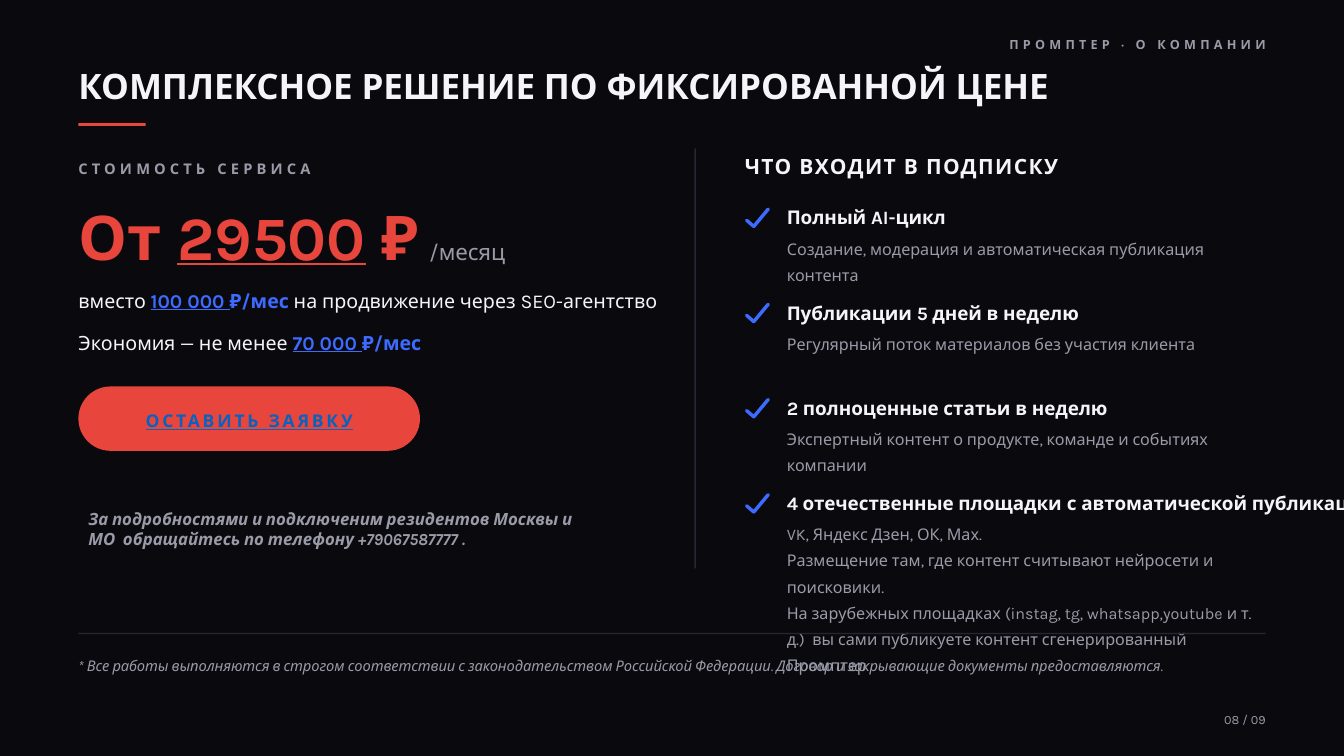
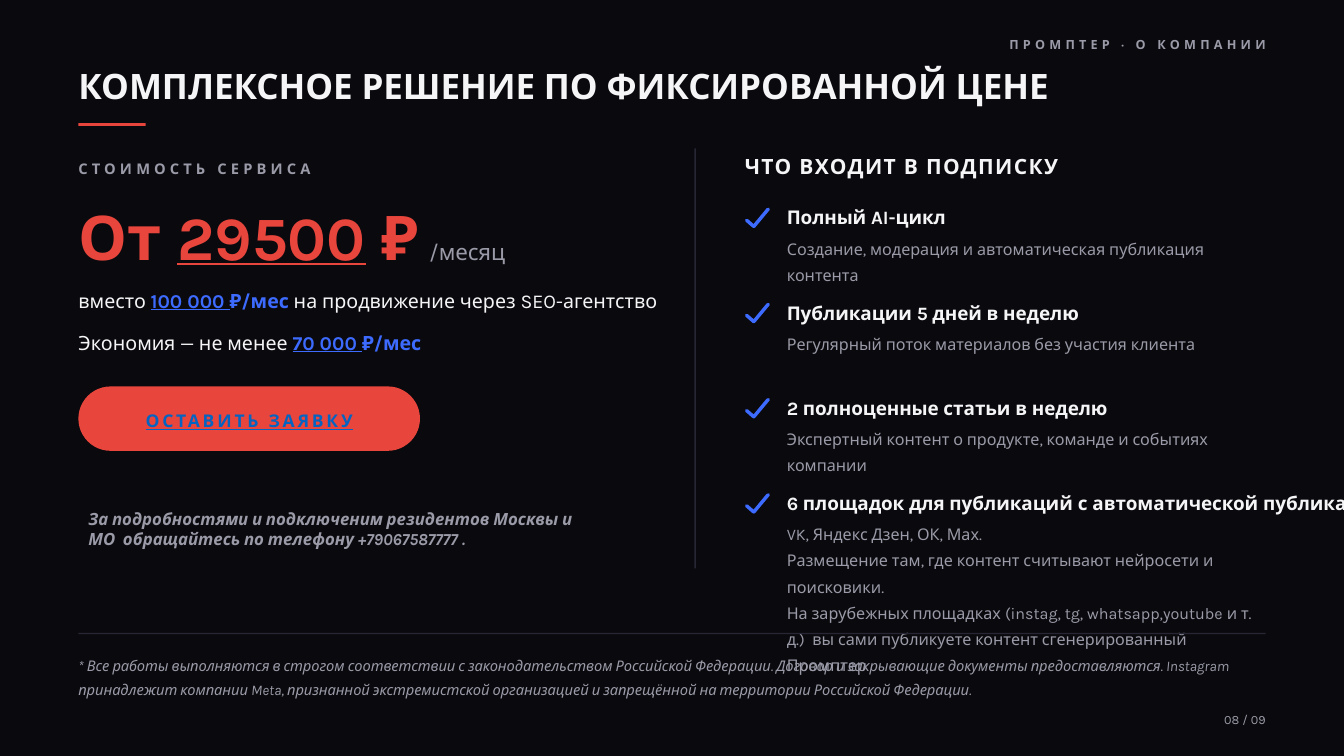
Before and after one commit to injusticebeast802-coder/taste-skill, a slide deck: slide 8 of prompter-moscow/presentation/prompter-predstavlenie-kompanii.pptx. Drawn at 1344x756 pixels with LibreOffice and Linux fonts; fonts in the diff are those of the drawing. Boxes give left, top, right and bottom in pixels: in the first picture for what was removed or moved away, otherwise in the second. Text is boxed around its words. In the diff, an @@ line names an element or a change of style, - is before the commit and + after.

```diff
--- a/prompter-moscow/presentation/prompter-predstavlenie-kompanii.pptx
+++ b/prompter-moscow/presentation/prompter-predstavlenie-kompanii.pptx
@@ text at box(787, 495, 1258, 515): text changed @@
-4 отечественные площадки с автоматической публикацией
+6 площадок для публикаций с автоматической публикацией
@@ text at box(78, 659, 1229, 699): text changed @@
-* Все работы выполняются в строгом соответствии с законодательством Российской Федерации. Договор и закрывающие документы предоставляются.
+* Все работы выполняются в строгом соответствии с законодательством Российской Федерации. Договор и закрывающие документы предоставляются. Instagram принадлежит компании Meta, признанной экстремистской организацией и запрещённой на территории Российской Федерации.
```
Also in this commit, not shown: 2 other slides changed, 13 other files.
